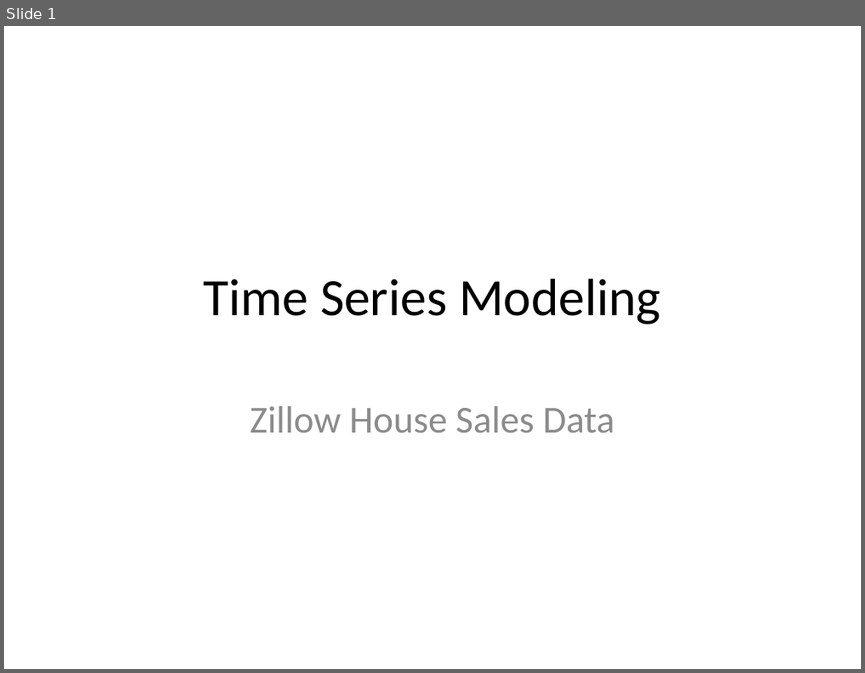
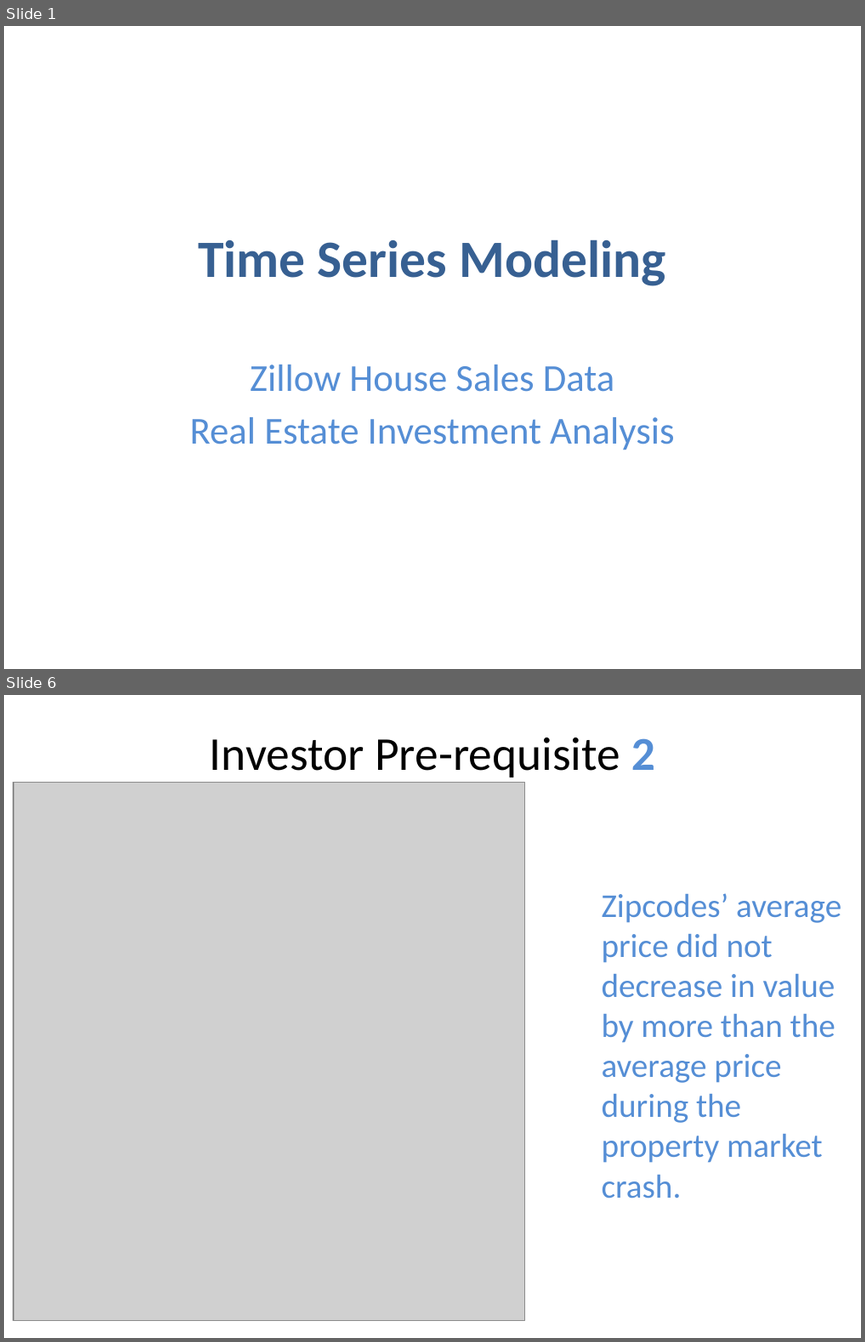
Before and after one commit to Sue-Mir/Module4_Project_Time_Series_Modelling, a slide deck: time-series/Project4_NonTechnicalPresentation.pptx. Shown one above the other, each under a label of ours: slide 1 before the commit, slides 1 and 6 after it; the slides between them are not shown. The pictures are 865x673 and 865x1342 pixels, drawn with LibreOffice and Linux fonts; fonts in the diff are those of the drawing; grey boxes stand for pictures. Boxes give left, top, right and bottom in pixels: in the first picture for what was removed or moved away, otherwise in the second. Text is boxed around its words. In the diff, an @@ line names an element or a change of style, - is before the commit and + after.

```diff
--- a/time-series/Project4_NonTechnicalPresentation.pptx
+++ b/time-series/Project4_NonTechnicalPresentation.pptx
@@ slide 6 added at [4,695,861,1338], background #FFFFFF @@
@@ title added at [210,737,655,777], 39.6 pt, text #000000 @@
+Investor Pre-requisite 2
@@ picture added at [13,783,524,1321] @@
@@ text added at [602,893,841,1198], 28 pt, text #558ED5 @@
+Zipcodes’ average price did not decrease in value by more than the average price during the property market crash.
@@ slide 1 changed as well @@
@@ title "Time Series Modeling": place and size @@
-title "Time Series Modeling" at [203,278,661,324]
+title "Time Series Modeling" at [198,239,665,286]
@@ title "Time Series Modeling" at [198,239,665,286]: text colour #000000 to #376092, bold on @@
@@ subtitle "Zillow House Sales Data": place and size @@
-subtitle "Zillow House Sales Data" at [250,406,615,432]
+subtitle "Zillow House Sales Data" at [190,364,674,449]
@@ subtitle at [250,364,615,392]: text colour #8C8C8C to #558ED5 in "Zillow House Sales Data" @@
@@ subtitle at [190,417,674,449]: paragraph added @@
+Real Estate Investment Analysis
```
Also in this commit, not shown: 12 other slides added, 1 slide removed.
